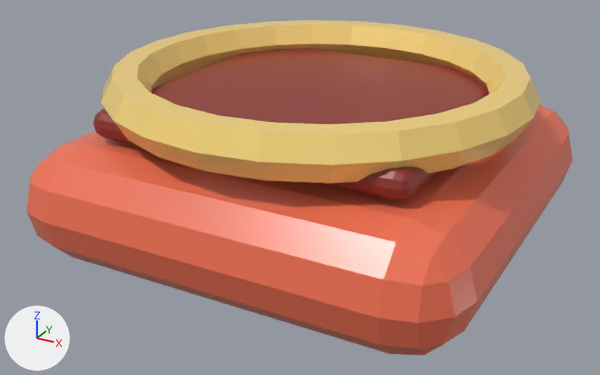
The glTF model Art/PR3D/Exports/Containers/PR3D_Container_1x1.glb, before and after one commit.
Before and after are seen from a camera (50 mm lens) standing at (0.71, -1.367, 0.754) and looking at (-0.017, -0.046, 0.093). Every picture has the same lights, and +X, +Y and +Z are marked at lower left. The older version comes first. Where no turn or scale is listed for an object, it has been applied to the vertices.

The first picture shows 'Visual_1x1_Base_00', 'Visual_1x1_Inset_00', 'Visual_1x1_Rim_00'.
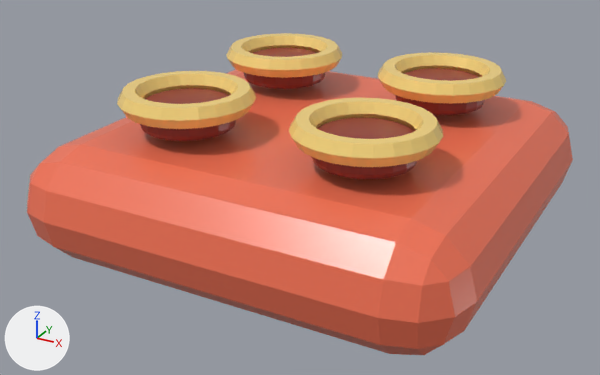
Pixel boxes [x1, y1, x2, y2] of what changed, in the pictures (600 x 375 px):
'Visual_1x1_Rim_00', deleted (yellow)
    before: [101, 20, 541, 183]
'Visual_1x1_Inset_00', deleted (red)
    before: [93, 48, 489, 201]
'Visual_1x1_ToppingRim_00_02', added (yellow)
    after: [289, 98, 443, 167]
'Visual_1x1_ToppingRim_00_00', added (yellow)
    after: [117, 71, 256, 129]
'Visual_1x1_ToppingRim_00_03', added (yellow)
    after: [378, 52, 506, 104]
'Visual_1x1_ToppingRim_00_01', added (yellow)
    after: [226, 33, 342, 78]
'Visual_1x1_Topping_00_02', added (red)
    after: [312, 118, 418, 179]
'Visual_1x1_Topping_00_00', added (red)
    after: [140, 88, 236, 141]
'Visual_1x1_Topping_00_03', added (red)
    after: [395, 68, 485, 115]
'Visual_1x1_Topping_00_01', added (red)
    after: [244, 48, 325, 89]

The change in detail:
Mesh me_torus_053 is new.
It has 144 vertices, 288 faces and spans x -0.127..0.127, y -0.127..0.127, z -0.019..0.019.
It uses material mat_pr3d_mat_container_rim (yellow #ffdd81).
Mesh me_cylinder_043 is new.
It has 120 vertices, 236 faces and spans x -0.09..0.09, y -0.09..0.09, z -0.025..0.025.
It uses material mat_pr3d_mat_container_interior (red #90352c).
Object 'Visual_1x1_Inset_00' (ob_visual_1x1_inset_00) is deleted.
Object 'Visual_1x1_Rim_00' (ob_visual_1x1_rim_00) is deleted.
Object 'Visual_1x1_ToppingRim_00_03' (ob_visual_1x1_toppingrim_00_03) is new; it shows me_torus_053.
Its location is (0.18, 0.18, 0.29).
Object 'Visual_1x1_ToppingRim_00_02' (ob_visual_1x1_toppingrim_00_02) is new; it shows a copy of me_torus_053.
Its location is (0.18, -0.18, 0.29).
Object 'Visual_1x1_ToppingRim_00_01' (ob_visual_1x1_toppingrim_00_01) is new; it shows a copy of me_torus_053.
Its location is (-0.18, 0.18, 0.29).
Object 'Visual_1x1_ToppingRim_00_00' (ob_visual_1x1_toppingrim_00_00) is new; it shows a copy of me_torus_053.
Its location is (-0.18, -0.18, 0.29).
Object 'Visual_1x1_Topping_00_03' (ob_visual_1x1_topping_00_03) is new; it shows me_cylinder_043.
Its location is (0.18, 0.18, 0.26).
Object 'Visual_1x1_Topping_00_02' (ob_visual_1x1_topping_00_02) is new; it shows a copy of me_cylinder_043.
Its location is (0.18, -0.18, 0.26).
Object 'Visual_1x1_Topping_00_01' (ob_visual_1x1_topping_00_01) is new; it shows a copy of me_cylinder_043.
Its location is (-0.18, 0.18, 0.26).
Object 'Visual_1x1_Topping_00_00' (ob_visual_1x1_topping_00_00) is new; it shows a copy of me_cylinder_043.
Its location is (-0.18, -0.18, 0.26).
